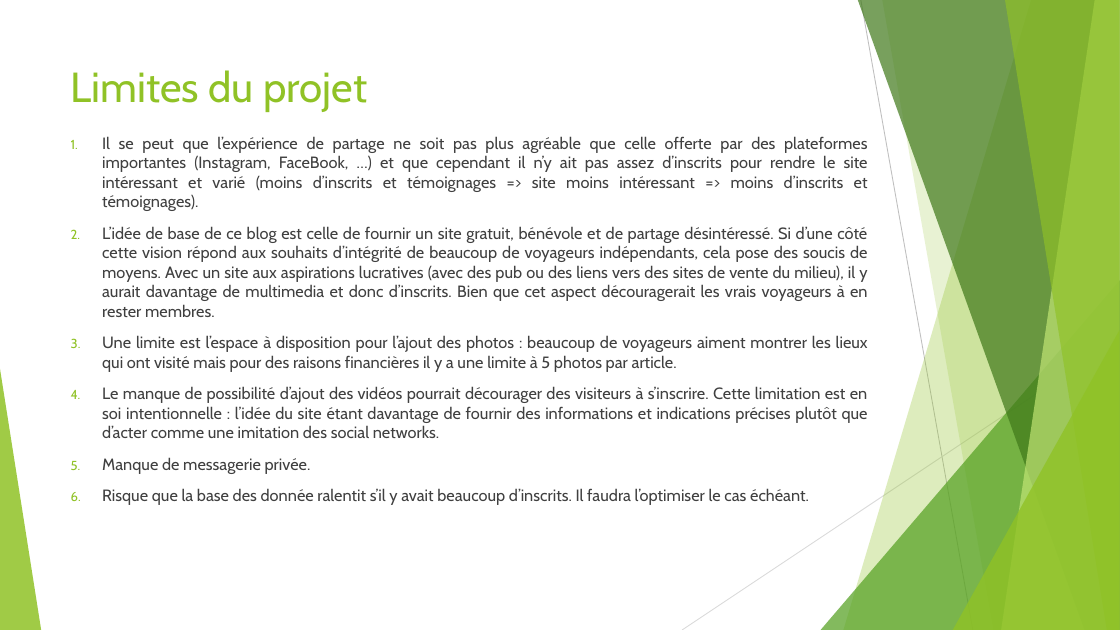
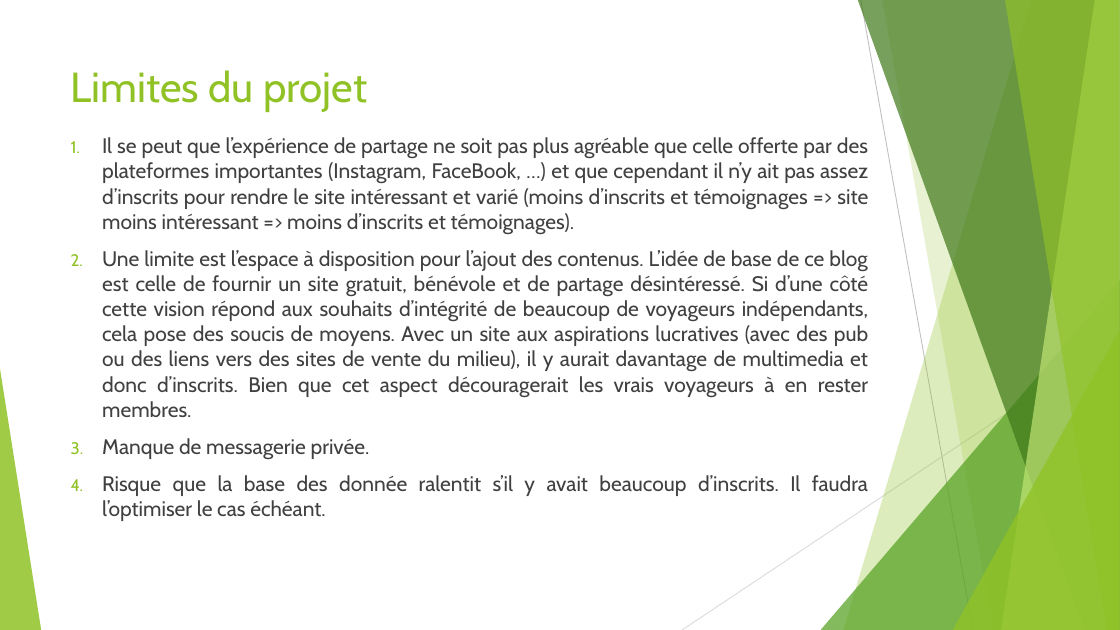
Before and after one commit to manelbenhamouda/projets-CDA, a slide deck: slide 12 of Diaporama Projet YOUR journey.pptx (slide 11 before the commit). Drawn at 1120x630 pixels with LibreOffice and Linux fonts; fonts in the diff are those of the drawing. Boxes give left, top, right and bottom in pixels: in the first picture for what was removed or moved away, otherwise in the second. Text is boxed around its words. In the diff, an @@ line names an element or a change of style, - is before the commit and + after.

```diff
--- a/Diaporama Projet YOUR journey.pptx
+++ b/Diaporama Projet YOUR journey.pptx
@@ text at box(102, 137, 868, 521): size 14 to 18 pt in "Il se peut que l’expérience de partage ...", "Manque de messagerie privée.", "Risque que la base des donnée ralentit ..." @@
@@ text at box(102, 250, 869, 417): text changed; size 14 to 18 pt @@
-2. L’idée de base de ce blog est celle de fournir un site gratuit, bénévole et de partage désintéressé. Si d’une côté cette vision répond aux souhaits d’intégrité de beaucoup de voyageurs indépendants, cela pose des soucis de moyens. Avec un site aux aspirations lucratives (avec des pub ou des liens vers des sites de vente du milieu), il y aurait davantage de multimedia et donc d’inscrits. Bien que cet aspect découragerait les vrais voyageurs à en rester membres.
-3. Une limite est l’espace à disposition pour l’ajout des photos : beaucoup de voyageurs aiment montrer les lieux qui ont visité mais pour des raisons financières il y a une limite à 5 photos par article.
-4. Le manque de possibilité d’ajout des vidéos pourrait décourager des visiteurs à s’inscrire. Cette limitation est en soi intentionnelle : l’idée du site étant davantage de fournir des informations et indications précises plutôt que d’acter comme une imitation des social networks.
+2. Une limite est l’espace à disposition pour l’ajout des contenus. L’idée de base de ce blog est celle de fournir un site gratuit, bénévole et de partage désintéressé. Si d’une côté cette vision répond aux souhaits d’intégrité de beaucoup de voyageurs indépendants, cela pose des soucis de moyens. Avec un site aux aspirations lucratives (avec des pub ou des liens vers des sites de vente du milieu), il y aurait davantage de multimedia et donc d’inscrits. Bien que cet aspect découragerait les vrais voyageurs à en rester membres.
```
Also in this commit, not shown: 13 other slides changed, 5 other files.
